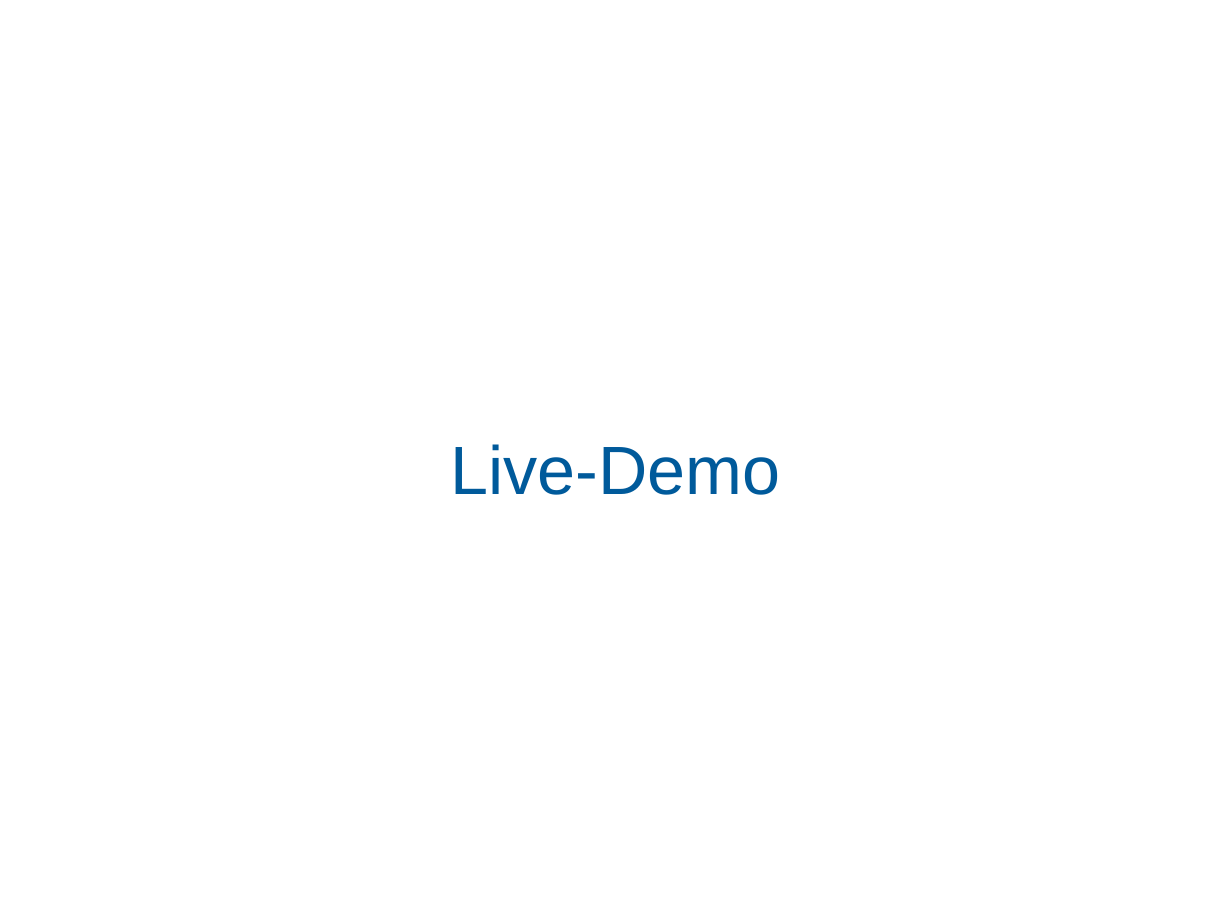
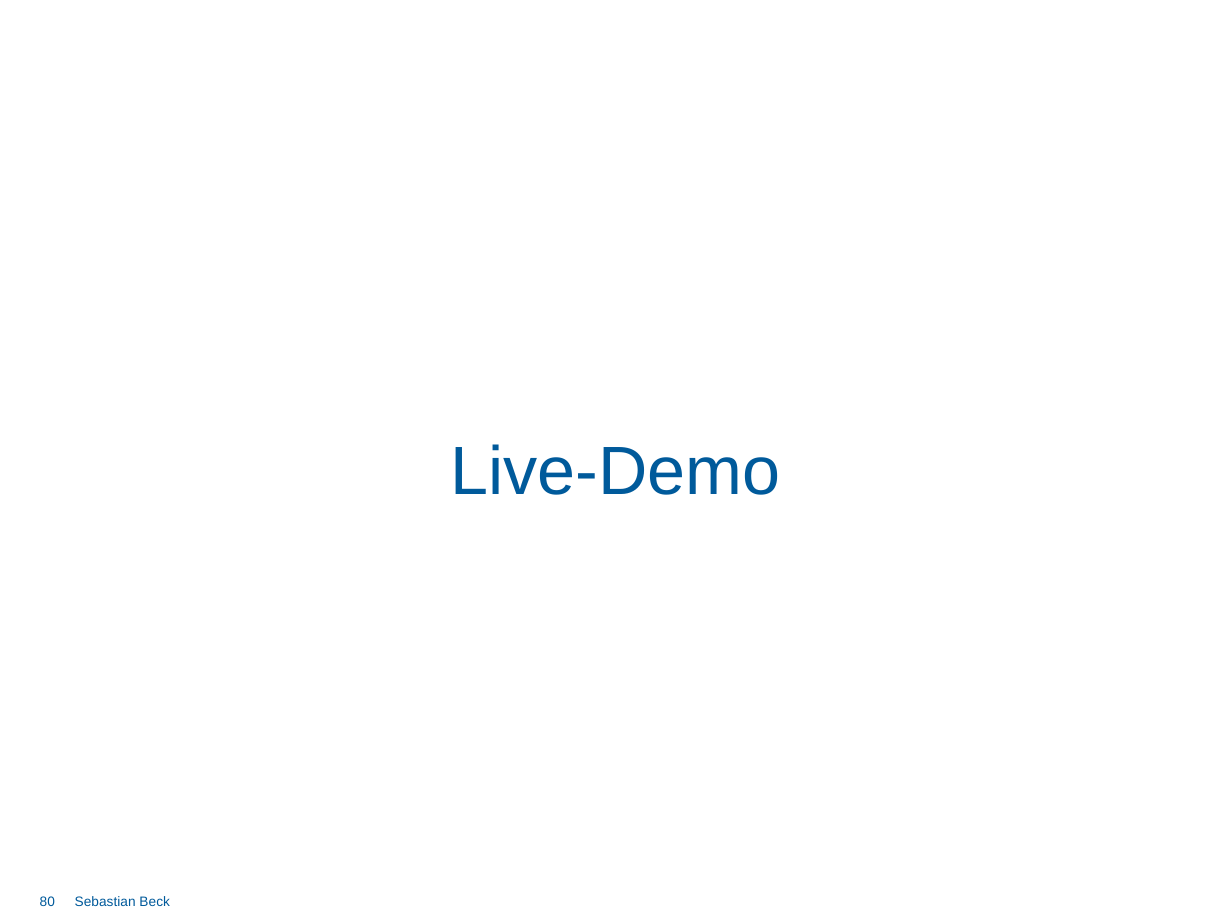
Before and after one commit to DominikSchlecht/masterProjWS15, a slide deck: slide 80 of Praesentation/Abschlusspräsentation/Endpräsentation_Gesamt.pptx (slide 76 before the commit). Drawn at 1232x924 pixels with LibreOffice and Linux fonts; fonts in the diff are those of the drawing; background and template pictures are left out. Boxes give left, top, right and bottom in pixels: in the first picture for what was removed or moved away, otherwise in the second. Text is boxed around its words. In the diff, an @@ line names an element or a change of style, - is before the commit and + after.

```diff
--- a/Praesentation/Abschlusspräsentation/Endpräsentation_Gesamt.pptx
+++ b/Praesentation/Abschlusspräsentation/Endpräsentation_Gesamt.pptx
@@ page number added at (40, 896, 55, 906), 8 pt, text #005A9B @@
+80
@@ text added at (75, 896, 170, 906), 8 pt, text #005A9B @@
+Sebastian Beck
```
Also in this commit, not shown: 17 other slides changed, 4 slides added, 1 other file.
